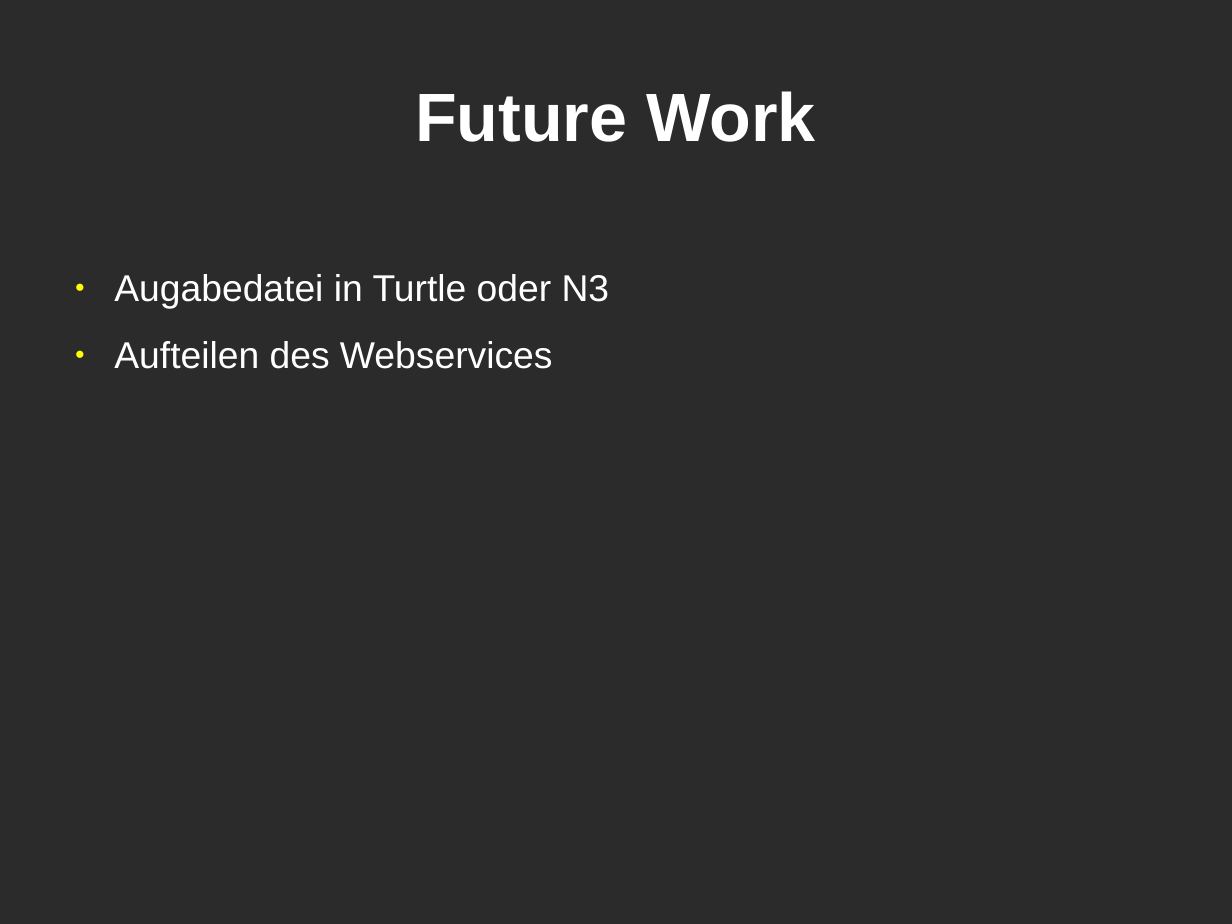
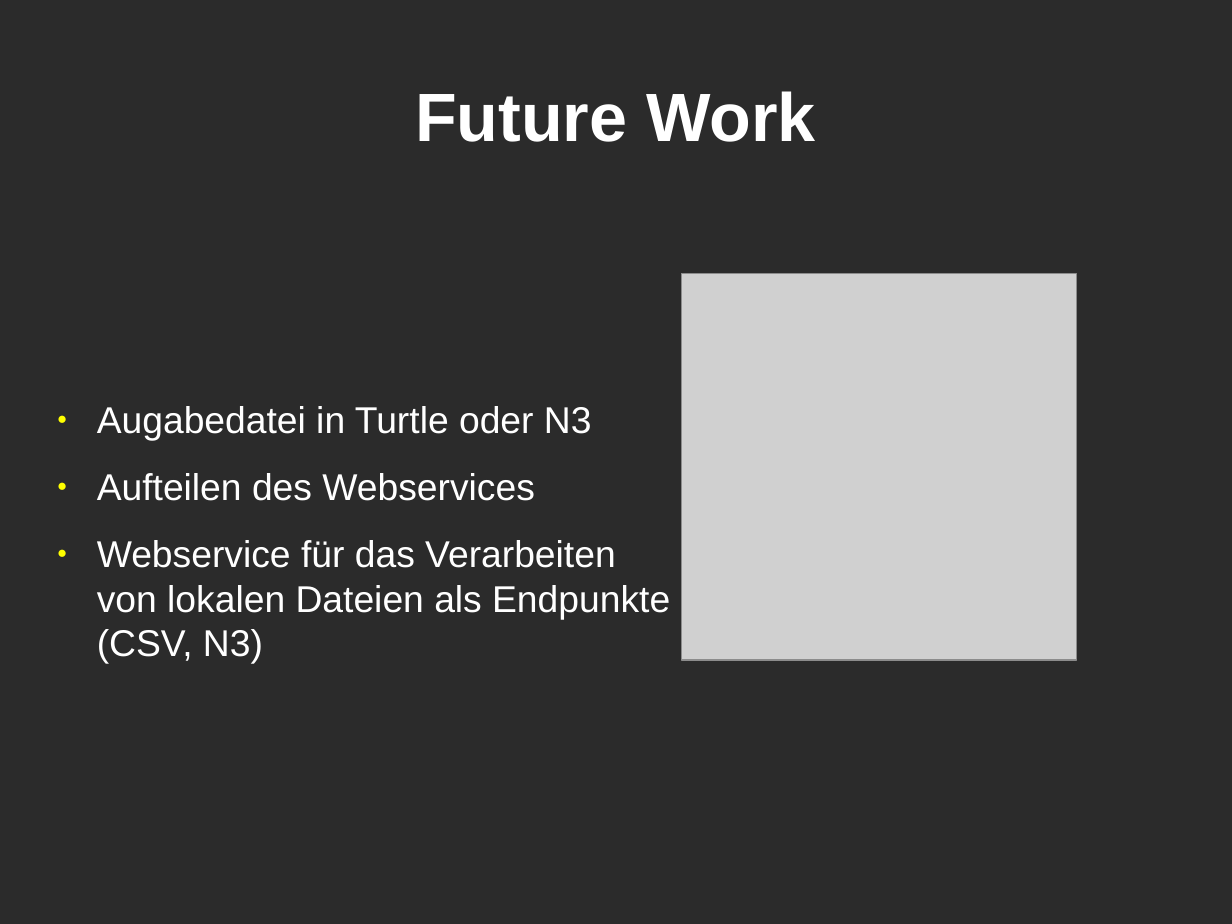
Before and after one commit to KLyko/LimesWebService, a slide deck: slide 7 of doc/overview_08-05-12/presentation.odp (slide 6 before the commit). Drawn at 1232x924 pixels with LibreOffice and Linux fonts; fonts in the diff are those of the drawing; grey boxes stand for pictures; background and template pictures are left out; a plain dark background stands for a picture behind light text. Boxes give left, top, right and bottom in pixels: in the first picture for what was removed or moved away, otherwise in the second. Text is boxed around its words. In the diff, an @@ line names an element or a change of style, - is before the commit and + after.

```diff
--- a/doc/overview_08-05-12/presentation.odp
+++ b/doc/overview_08-05-12/presentation.odp
@@ picture added at bbox=[682, 274, 1077, 661] @@
@@ text "Augabedatei in Turtle oder N3": place and size @@
-text "Augabedatei in Turtle oder N3" at bbox=[114, 274, 610, 369]
+text "Augabedatei in Turtle oder N3" at bbox=[97, 406, 670, 664]
@@ text at bbox=[97, 540, 670, 664]: paragraph added @@
+● Webservice für das Verarbeiten von lokalen Dateien als Endpunkte (CSV, N3)
```
Also in this commit, not shown: 1 other slide changed, 1 slide added, 2 other files.
